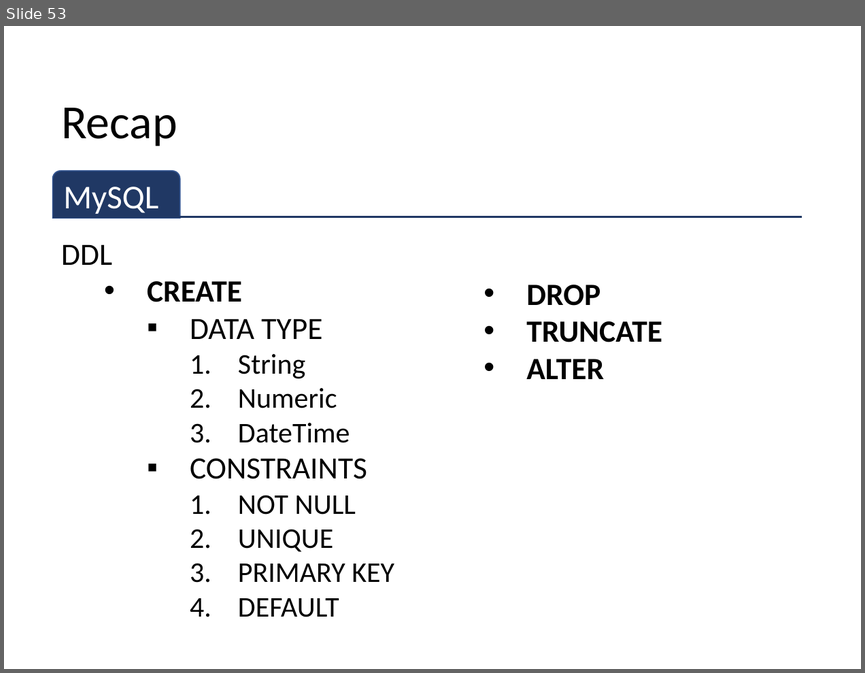
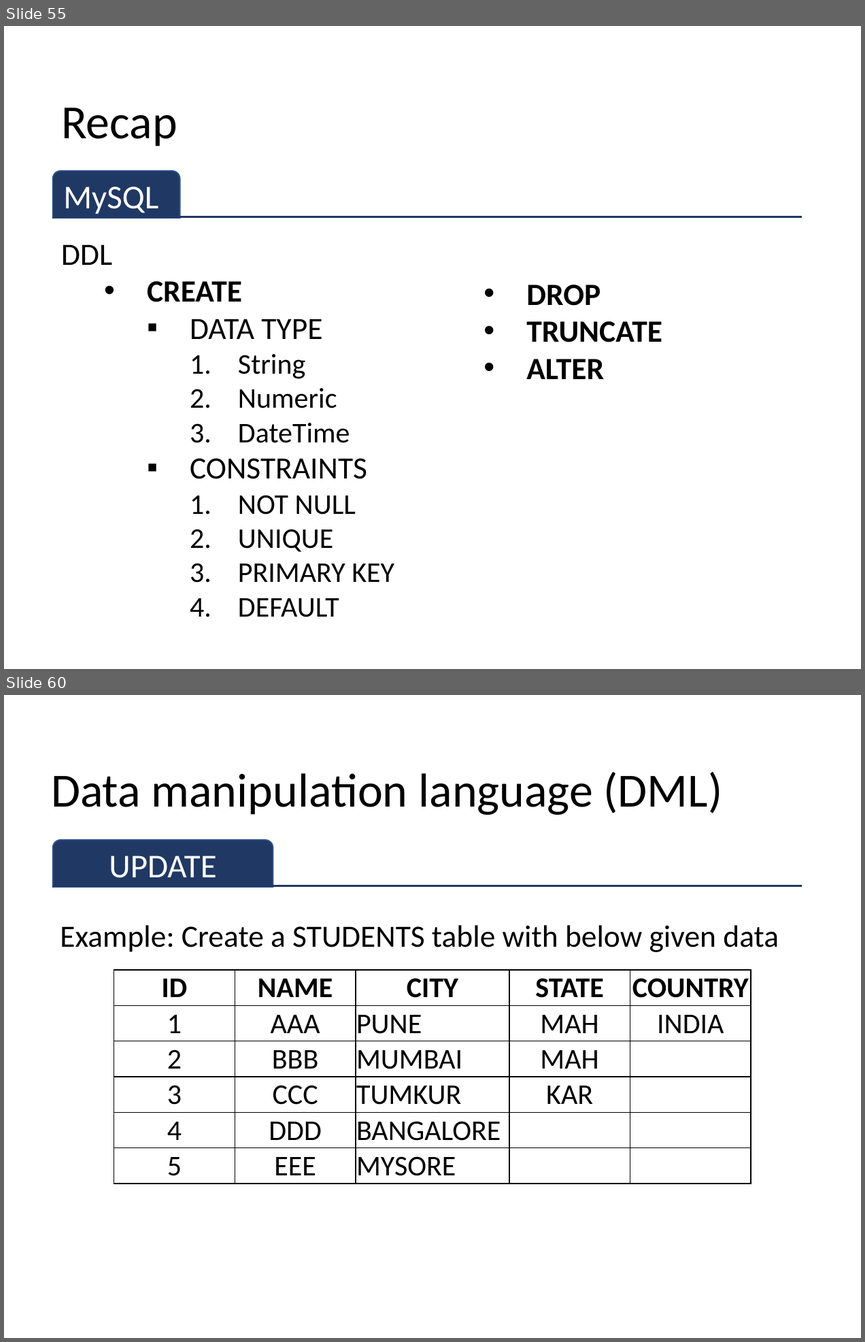
Before and after one commit to sitmbadept/sitmbadept.github.io, a slide deck: 2023/UNIT_2/WIP/UNIT-2-PART-1.pptx. Shown one above the other, each under a label of ours: slide 53 before the commit, slides 55 and 60 after it; the slides between them are not shown. The pictures are 865x673 and 865x1342 pixels, drawn with LibreOffice and Linux fonts; fonts in the diff are those of the drawing. Boxes give left, top, right and bottom in pixels: in the first picture for what was removed or moved away, otherwise in the second. Text is boxed around its words. In the diff, an @@ line names an element or a change of style, - is before the commit and + after.

```diff
--- a/2023/UNIT_2/WIP/UNIT-2-PART-1.pptx
+++ b/2023/UNIT_2/WIP/UNIT-2-PART-1.pptx
@@ slide 60 added at (4,695,861,1338), background #FFFFFF @@
@@ title added at (51,772,723,815), 40 pt, text #000000 @@
+Data manipulation language (DML)
@@ round same rect added at (53,840,273,887), fill #203864, outline #325491 1 pt, 28 pt, text #FFFFFF @@
+UPDATE
@@ line added from (53, 886) to (802, 886), #203864 1.5 pt @@
@@ text added at (60,925,779,952), 26 pt, text #000000 @@
+Example: Create a STUDENTS table with below given data
@@ table added at (113,970,750,1180), 6 rows, 5 columns @@
+ID | NAME | CITY | STATE | COUNTRY
+1 | AAA | PUNE | MAH | INDIA
+2 | BBB | MUMBAI | MAH | 
+3 | CCC | TUMKUR | KAR | 
+4 | DDD | BANGALORE |  | 
+5 | EEE | MYSORE |  | 
@@ what was slide 53 is now slide 55 @@
```
Also in this commit, not shown: 3 slides changed, 39 other slides added.
